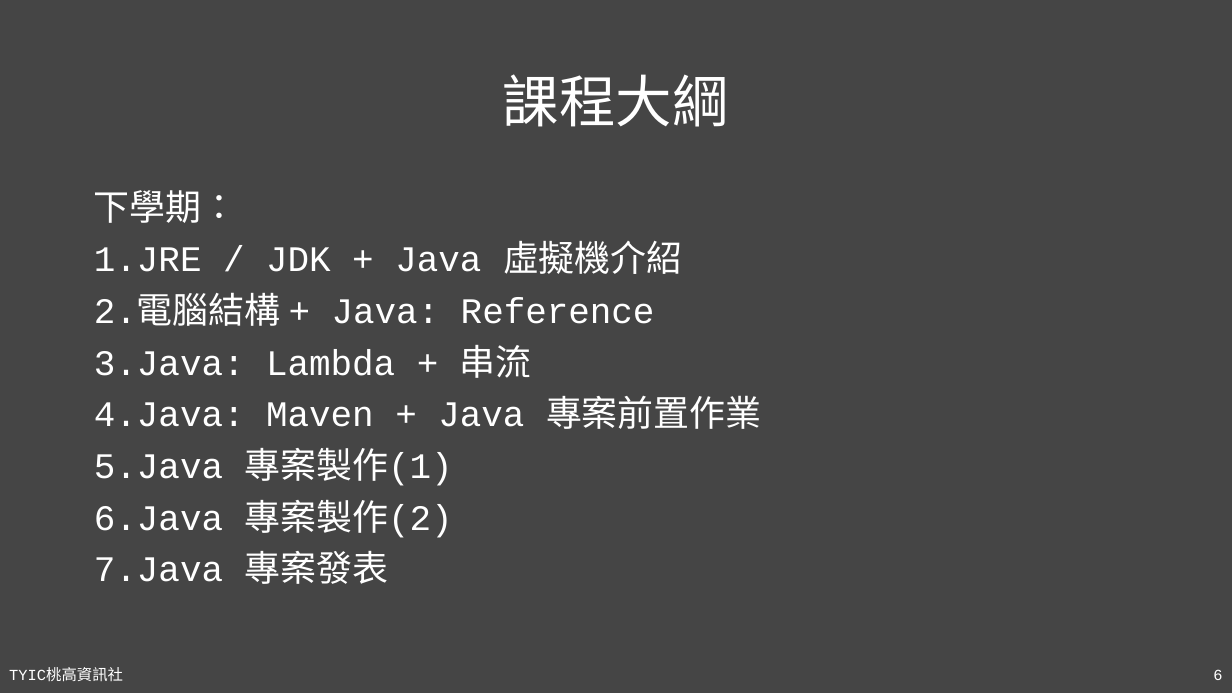
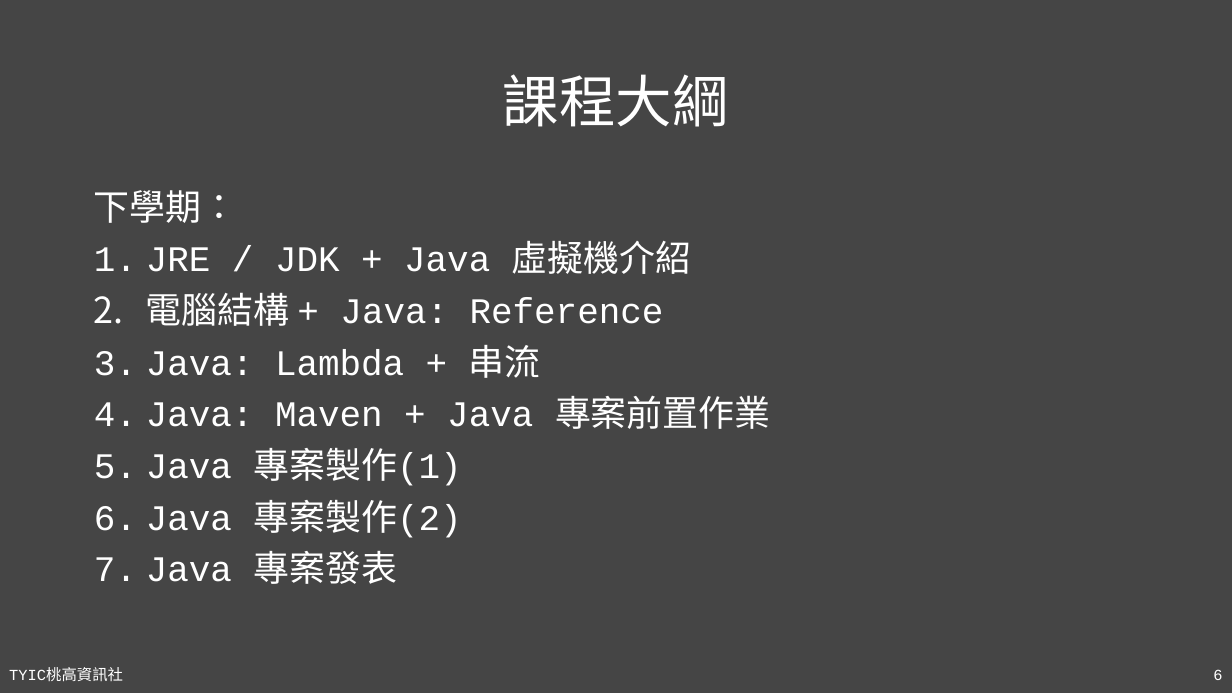
Before and after one commit to TYSHIC/slides, a slide deck: slide 6 of powerpoint/01_基本事項.pptx. Drawn at 1232x693 pixels with LibreOffice and Linux fonts; fonts in the diff are those of the drawing. Boxes give left, top, right and bottom in pixels: in the first picture for what was removed or moved away, otherwise in the second. Text is boxed around its words. In the diff, an @@ line names an element or a change of style, - is before the commit and + after.

```diff
--- a/powerpoint/01_基本事項.pptx
+++ b/powerpoint/01_基本事項.pptx
@@ text at (x1=146, y1=241, x2=770, y2=584): text changed @@
-1.JRE / JDK + Java 虛擬機介紹
-2.電腦結構 + Java: Reference
-3.Java: Lambda + 串流
-4.Java: Maven + Java 專案前置作業
-5.Java 專案製作(1)
-6.Java 專案製作(2)
-7.Java 專案發表
+1. JRE / JDK + Java 虛擬機介紹
+2. 電腦結構 + Java: Reference
+3. Java: Lambda + 串流
+4. Java: Maven + Java 專案前置作業
+5. Java 專案製作(1)
+6. Java 專案製作(2)
+7. Java 專案發表
```
Also in this commit, not shown: 1 other slide changed, 5 other files.
